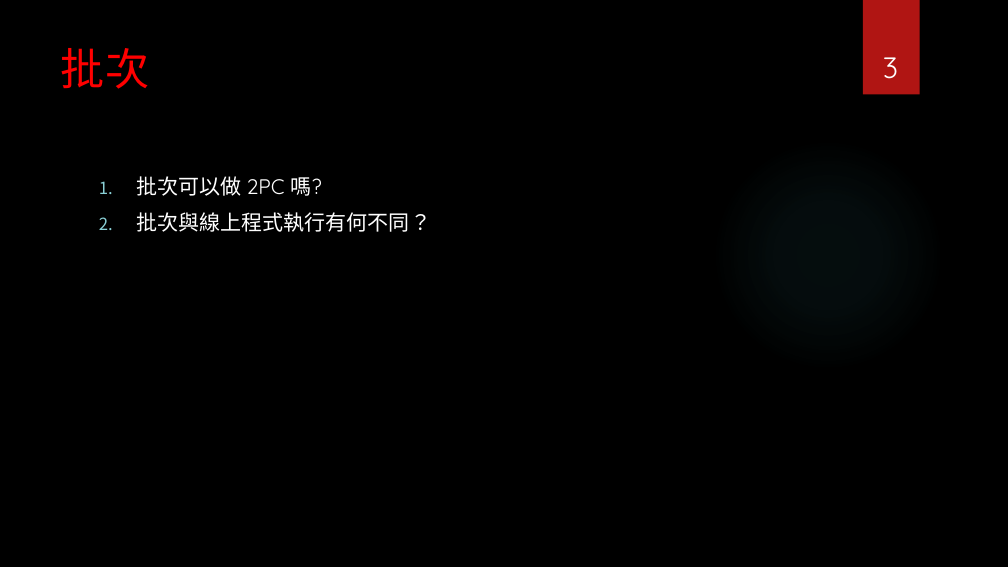
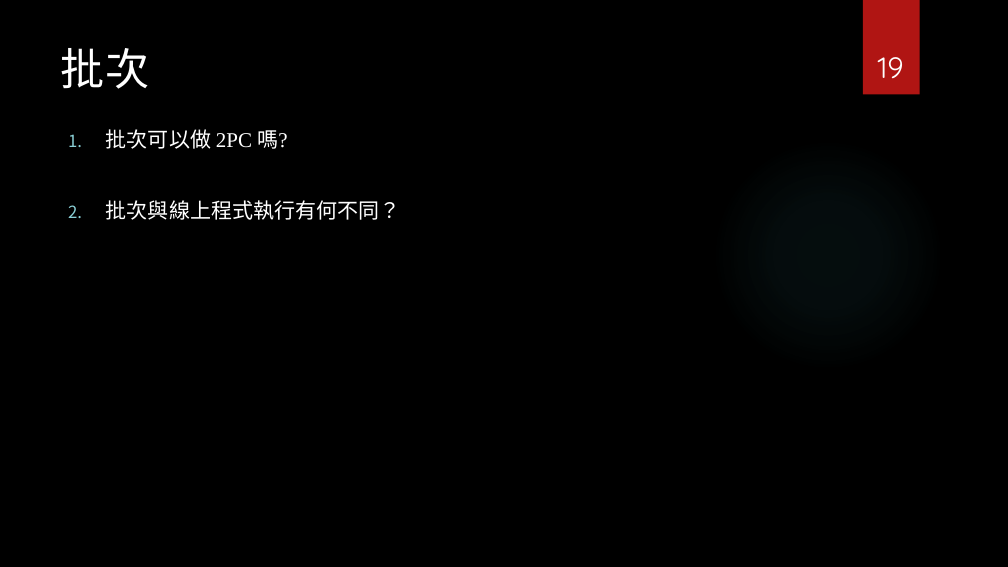
Before and after one commit to Szying/Js_Tools, a slide deck: slide 19 of 補充報告.pptx (slide 3 before the commit). Drawn at 1008x567 pixels with LibreOffice and Linux fonts; fonts in the diff are those of the drawing; background and template pictures are left out. Boxes give left, top, right and bottom in pixels: in the first picture for what was removed or moved away, otherwise in the second. Text is boxed around its words. In the diff, an @@ line names an element or a change of style, - is before the commit and + after.

```diff
--- a/補充報告.pptx
+++ b/補充報告.pptx
@@ title "批次" at [61, 48, 149, 89]: text colour #FF0000 to #FFFFFF @@
@@ page number at [878, 57, 904, 78]: text changed @@
-3
+19
@@ text "批次可以做 2PC 嗎?": place and size @@
-text "批次可以做 2PC 嗎?" at [137, 176, 431, 232]
+text "批次可以做 2PC 嗎?" at [106, 129, 400, 220]
@@ text "批次可以做 2PC 嗎?" at [106, 129, 400, 220]: font Quicksand to Times New Roman @@
```
Also in this commit, not shown: 14 other slides changed, 4 slides added, 2 slides removed.
